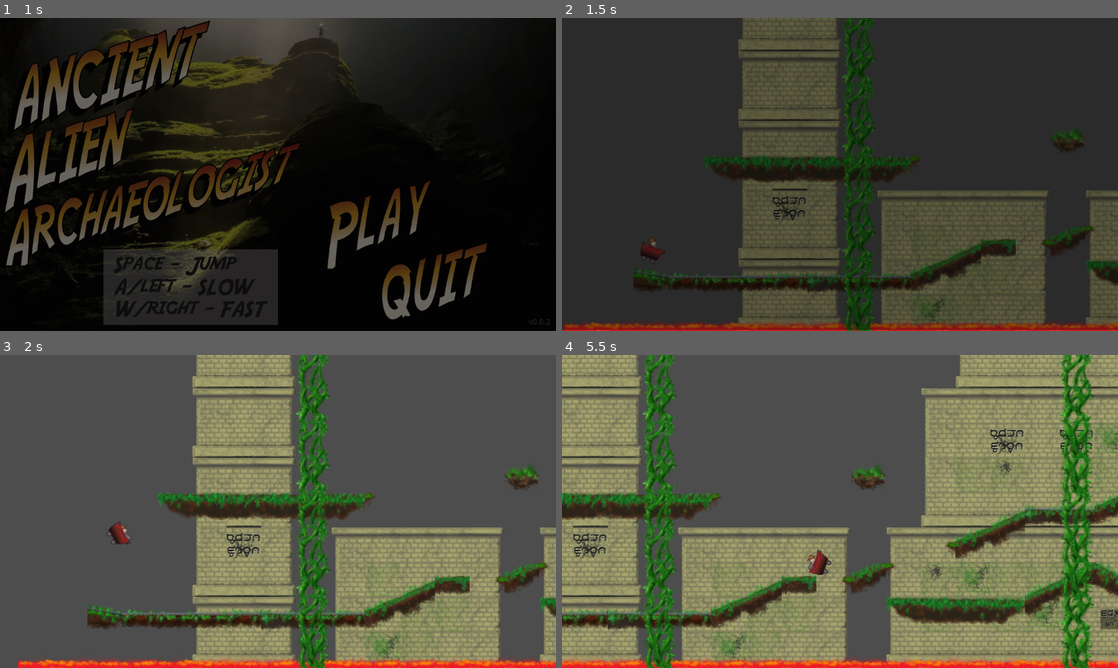
Above: before the commit, frames 1-4 (two rows, left to right).
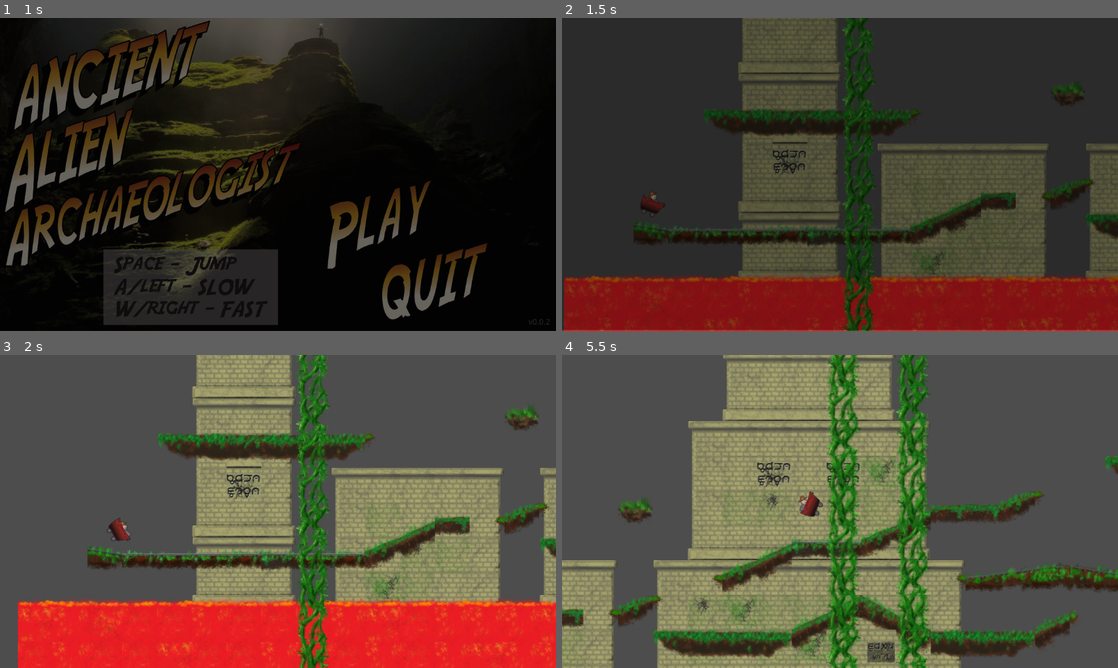
Above: after the commit, the same moments.

Repository: LazyBrush/jam149-ancient
Game: Godot game, scene res://scenes/menu-main/menu-main.tscn
Same seed, same stepped clock (60 frames per second), same inputs: the game is played once before the commit and once after it.
Inputs (mouse positions are in pixels of both pictures, inside the frame that each line leads up to):
- Up to frame 1 (1 s): tap Enter (ui_accept) at 0.5, 0.6, 0.77 s; move the mouse to (378, 215) at 0.52 s; hold Right (ui_right) from 0.53 s (still down); click (378, 215) at 0.67 s
- Up to frame 2 (1.5 s): tap Enter (ui_accept) at 1.07, 1.35 s; move the mouse to (728, 190) at 1.27 s; release Right (ui_right) at 1.28 s; hold Left (ui_left) from 1.28 s (still down)
- Up to frame 3 (2 s): keep holding Left (ui_left); tap Enter (ui_accept) at 1.52, 1.82 s
- Up to frame 4 (5.5 s): move the mouse to (895, 442) at 2.02 s; release Left (ui_left) at 2.03 s; hold Right (ui_right) 2.03-3.53 s; tap Enter (ui_accept) at 2.1, 2.85, 3.02, 3.32, 3.6, 3.77, 4.07, 4.35, 4.52, 4.82, 5.1 s; move the mouse to (812, 574) at 2.77 s; click (812, 574) at 2.92 s; move the mouse to (1006, 558) at 3.52 s; hold Left (ui_left) from 3.53 s (still down); move the mouse to (673, 464) at 4.27 s; move the mouse to (867, 511) at 5.02 s; click (867, 511) at 5.17 s

Frame 1 is identical in both runs. In frame 2, 33% of the frame differs, in the area x 0-100%, y 0-100%; in frame 3, 42%; in frame 4, 84%.

Commit message:
Restricted some of the cart movement with some cooldown timers, feels a little more realistic now, and less easy to go flying (maybe less fun though). Added some camera movement so more of the level is seen

Diff:
--- a/scenes/cart/cart.gd
+++ b/scenes/cart/cart.gd
@@ -1,6 +1,12 @@
 extends RigidBody2D
 
 signal cart_pos()
+
+var jump_cooldown = 0
+var thrust_cooldown = 0
+
+const JUMP_MAX = 15
+const THRUST_MAX = 40
 
 # Called when the node enters the scene tree for the first time.
 func _ready():
@@ -9,13 +15,25 @@
 
 # Called every frame. 'delta' is the elapsed time since the previous frame.
 func _process(_delta):
-	if Input.is_action_just_pressed("ui_accept"):
+
+	if Input.is_action_just_pressed("ui_accept") and jump_cooldown == 0:
 		# print("space bar")
 		apply_central_impulse(Vector2(0,-300))
-	if Input.is_action_just_pressed("ui_right"):
+		jump_cooldown = JUMP_MAX
+
+	if Input.is_action_just_pressed("ui_right") and thrust_cooldown == 0:
 		# print("faster")
 		apply_central_impulse(Vector2(200,0))
-	if Input.is_action_just_pressed("ui_left"):
+		thrust_cooldown = THRUST_MAX
+
+	if Input.is_action_just_pressed("ui_left") and thrust_cooldown == 0:
 		# print("slower")
 		apply_central_impulse(Vector2(-100,0))
+		thrust_cooldown = THRUST_MAX
+
 	emit_signal("cart_pos", position, global_position)
+
+	jump_cooldown -= 1
+	jump_cooldown = clamp(jump_cooldown, 0, JUMP_MAX)
+	thrust_cooldown -= 1
+	thrust_cooldown = clamp(thrust_cooldown, 0, THRUST_MAX)
--- a/scenes/levels/mine/mine.tscn
+++ b/scenes/levels/mine/mine.tscn
@@ -22,3 +22,8 @@
 layer_2/y_sort_origin = 0
 layer_2/z_index = 4
 layer_2/tile_data = PackedInt32Array(589902, 524288, 6, 589822, 393216, 6, 589823, 458752, 6, 524288, 524288, 6, 524289 …(4192 unchanged characters)…
+
+[connection signal="body_entered" from="exit" to="exit" method="_on_body_entered" flags=18]
+[connection signal="body_entered" from="@Area2D@34330" to="@Area2D@34330" method="_on_body_entered" flags=18]
+[connection signal="body_entered" from="@Area2D@34331" to="@Area2D@34331" method="_on_body_entered" flags=18]
+[connection signal="body_entered" from="@Area2D@34332" to="@Area2D@34332" method="_on_body_entered" flags=18]
--- a/scenes/main/Camera2D.gd
+++ b/scenes/main/Camera2D.gd
@@ -26,3 +26,6 @@
 	# don't move camera up or down
 	# have it a little in front of cart
 	position.x = cart_position.x + 300
+
+	# Follow vertically, but limited
+	position.y = clamp(cart_position.y + 500, 100, 450)
